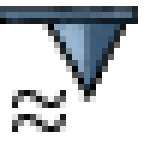
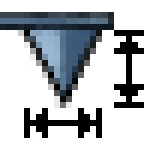
Two versions of the same layered image (144x144). Layer-by-layer changes:
hid "Estimation", painted on it over [0, 6, 138, 132]
showed "Model", painted on it over [0, 6, 144, 138]
